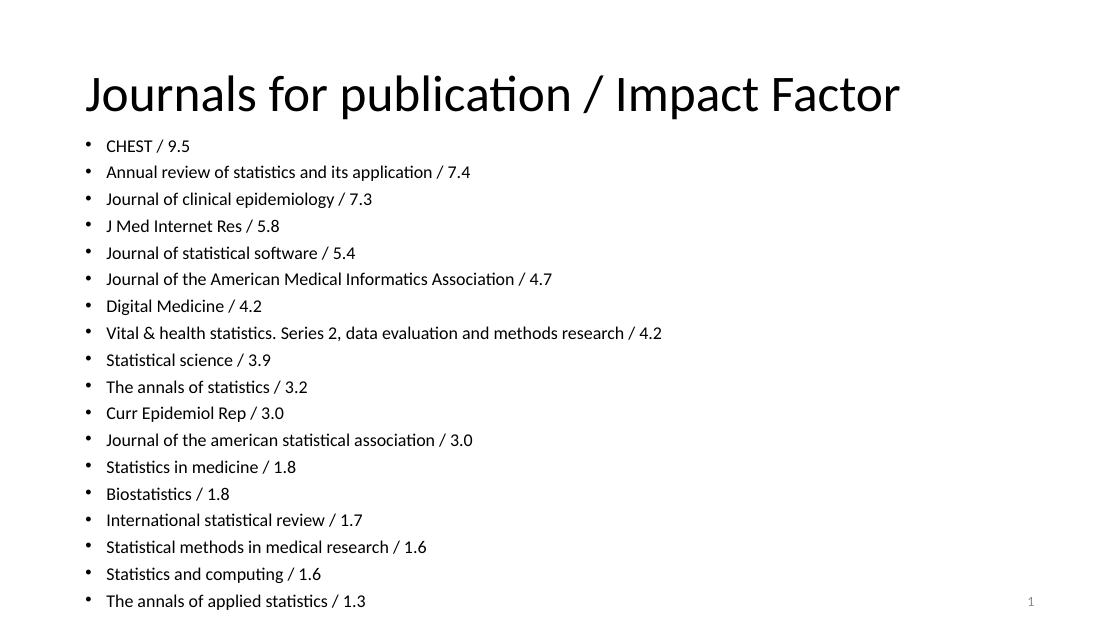
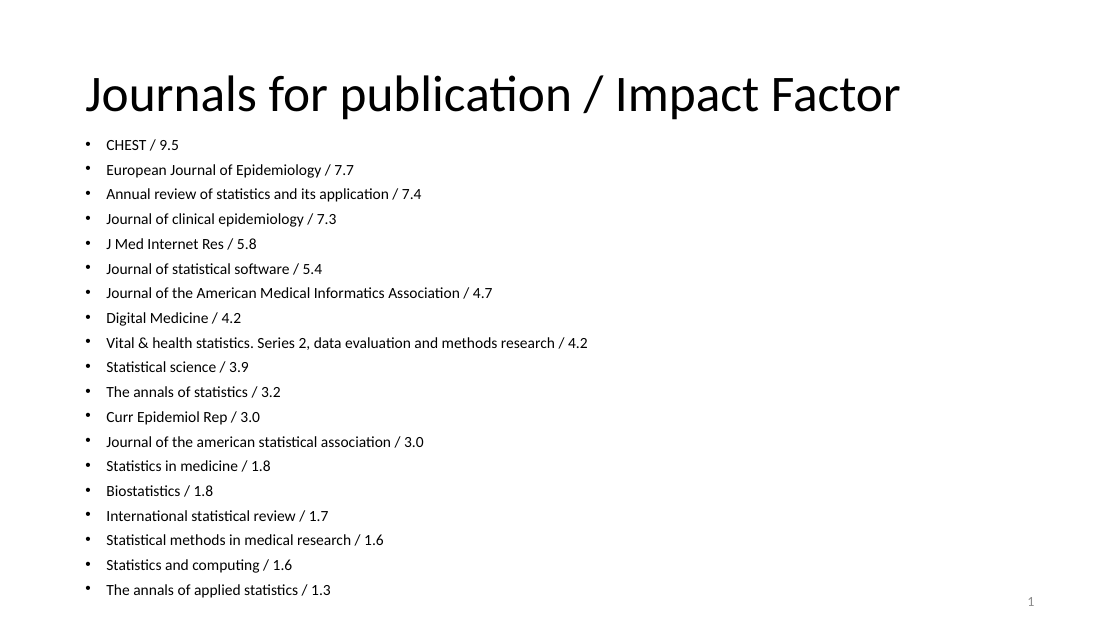
Before and after one commit to HP2-data/methodo_longitudinal_data, a slide deck: slide 1 of Documents/Journaux_indications.pptx. Drawn at 1120x630 pixels with LibreOffice and Linux fonts; fonts in the diff are those of the drawing. Boxes give left, top, right and bottom in pixels: in the first picture for what was removed or moved away, otherwise in the second. Text is boxed around its words. In the diff, an @@ line names an element or a change of style, - is before the commit and + after.

```diff
--- a/Documents/Journaux_indications.pptx
+++ b/Documents/Journaux_indications.pptx
@@ text at (106,140,588,598): size 15.4 to 13.3 pt @@
@@ text at (106,164,354,178): paragraph added @@
+• European Journal of Epidemiology / 7.7
```
Also in this commit, not shown: 2 other files.
